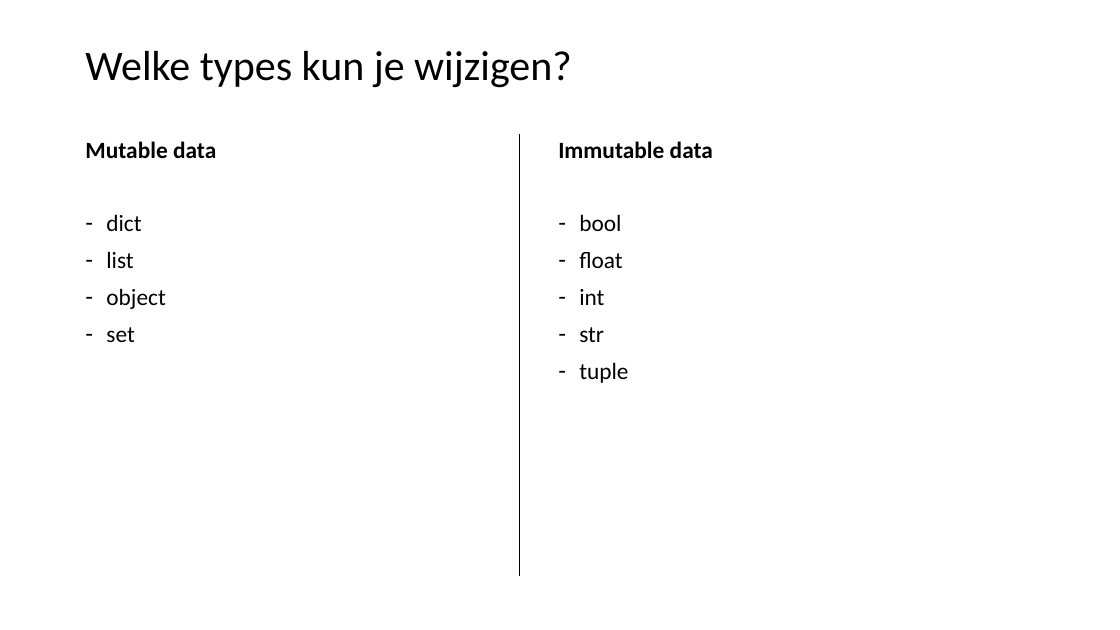
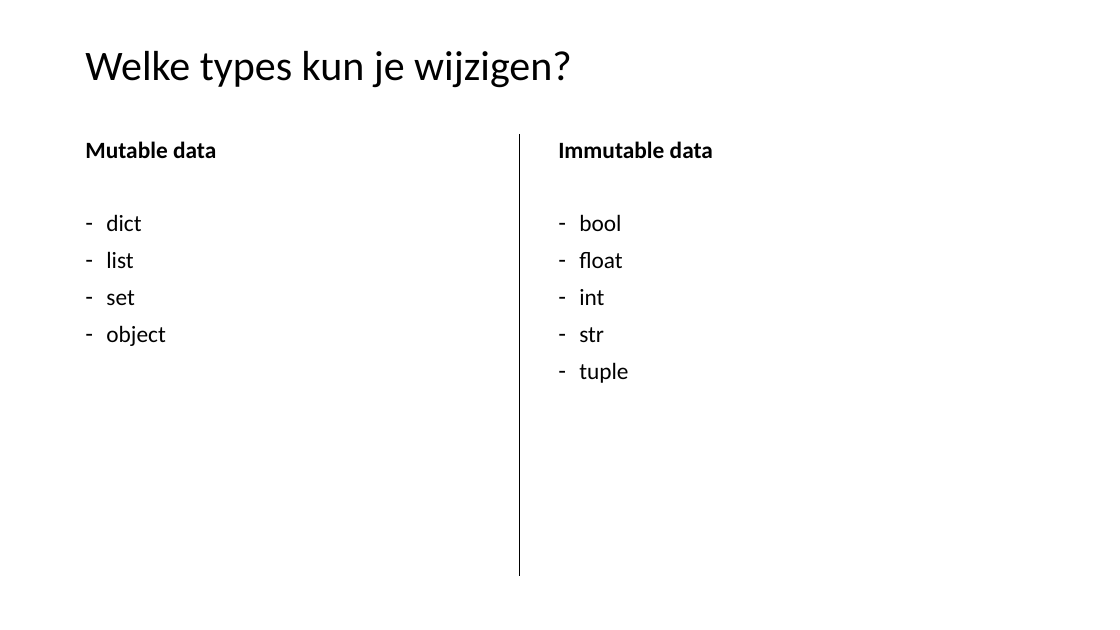
Before and after one commit to LFKoning/knowledge-sharing, a slide deck: slide 35 of python_trainees/1_basics_classes/python_traineeship_1.pptx. Drawn at 1120x630 pixels with LibreOffice and Linux fonts; fonts in the diff are those of the drawing. Boxes give left, top, right and bottom in pixels: in the first picture for what was removed or moved away, otherwise in the second. Text is boxed around its words. In the diff, an @@ line names an element or a change of style, - is before the commit and + after.

```diff
--- a/python_trainees/1_basics_classes/python_traineeship_1.pptx
+++ b/python_trainees/1_basics_classes/python_traineeship_1.pptx
@@ text at (106, 290, 134, 305): paragraph added @@
+– set
@@ text at (106, 327, 134, 342): paragraph removed @@
-– set
```
Also in this commit, not shown: 10 other slides changed, 2 other files.
